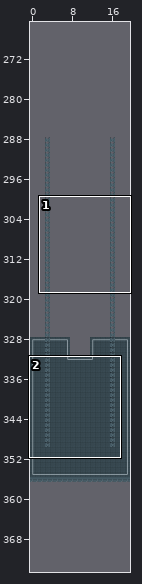
A Tiled map gets an edit: maps/first_stage.tmx. The first picture is a wide view before the edit; the outline marks the close-up.
Close-up. Old version:
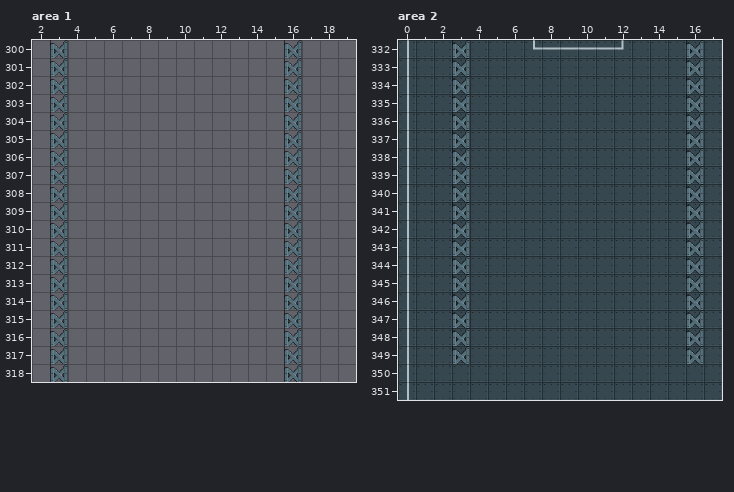
Cells are 32x32 px. Shown: area 1 x 2..19, y 300..318; area 2 x 0..17, y 332..351. The commit also changed other parts of the map, which this record leaves out.
After the commit:
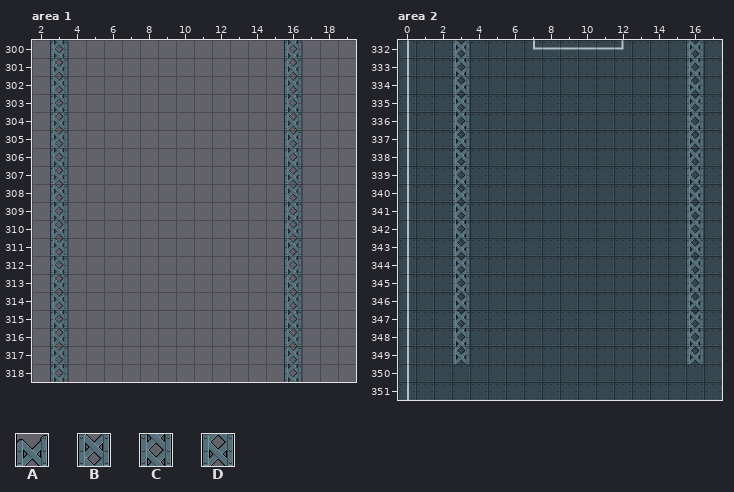
Key: from "hangar_tiles": A 5, B 7, C 14, D 21 "rtank".
_ is an empty cell.
Tiles replaced or removed in this view: A.
Edits made:
Changed rows in their new state; . is an unchanged cell.
Layer "shadow", area 1:
first column x 3:
300 C............C
301 D............D
302 B............B
303 C............C
304 D............D
305 B............B
306 C............C
307 D............D
308 B............B
309 C............C
310 D............D
311 B............B
312 C............C
313 D............D
314 B............B
315 C............C
316 D............D
317 B............B
318 C............C
Layer "shadow", area 2:
first column x 3:
332 B............B
333 C............C
334 D............D
335 B............B
336 C............C
337 D............D
338 B............B
339 C............C
340 D............D
341 B............B
342 C............C
343 D............D
344 B............B
345 C............C
346 D............D
347 B............B
348 C............C
349 D............D
